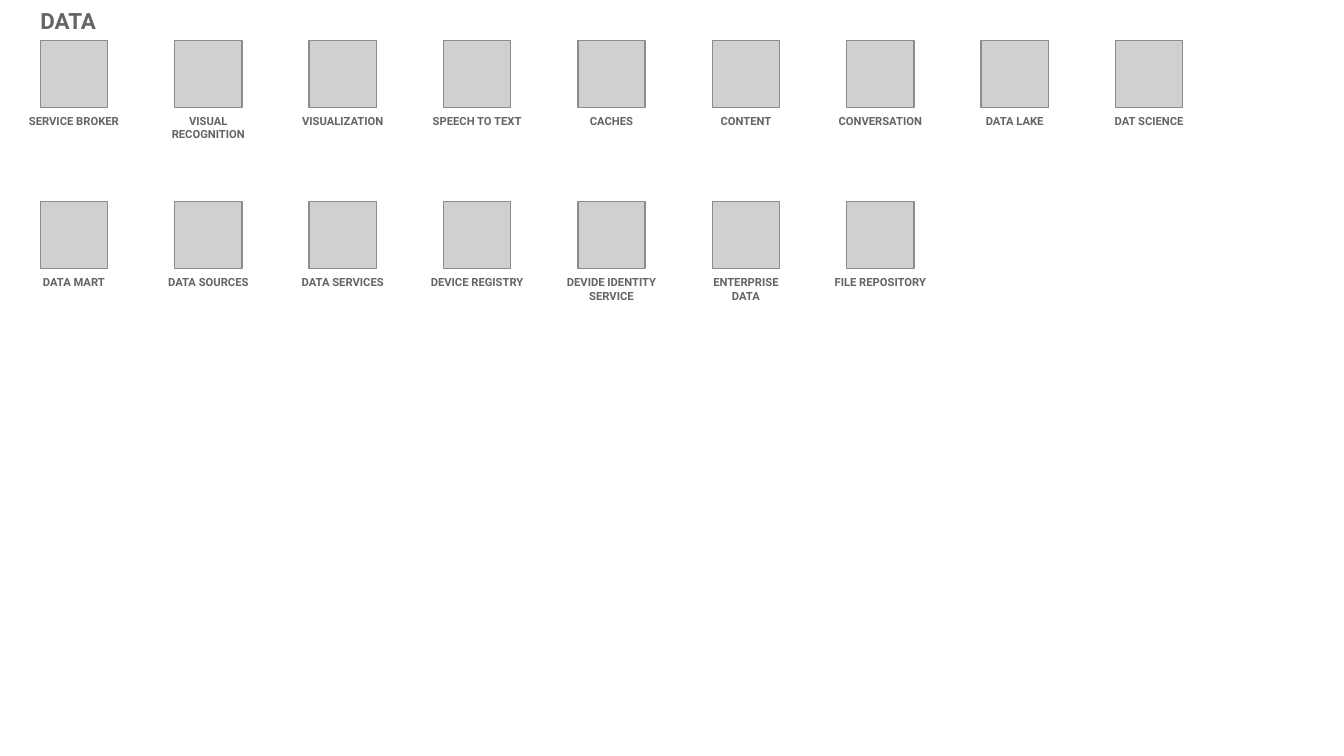
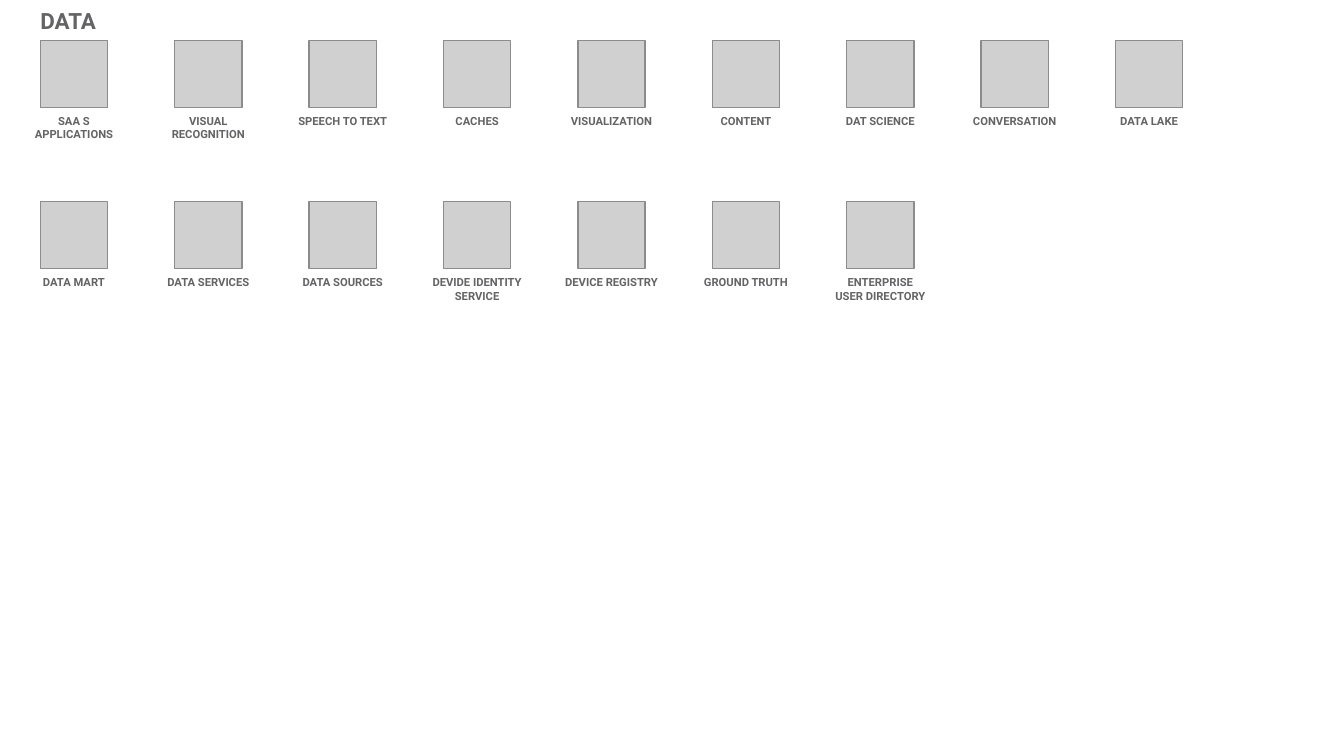
Before and after one commit to l2fprod/myarchitecture, a slide deck: slide 15 of mycatalog-architecture-diagram-template.pptx. Drawn at 1344x756 pixels with LibreOffice and Linux fonts; fonts in the diff are those of the drawing; grey boxes stand for pictures. Boxes give left, top, right and bottom in pixels: in the first picture for what was removed or moved away, otherwise in the second. Text is boxed around its words. In the diff, an @@ line names an element or a change of style, - is before the commit and + after.

```diff
--- a/mycatalog-architecture-diagram-template.pptx
+++ b/mycatalog-architecture-diagram-template.pptx
@@ text at (x1=35, y1=117, x2=113, y2=138): text changed @@
-SERVICE BROKER
+SAA S APPLICATIONS
@@ text "VISUALIZATION" moved from (x1=302, y1=117, x2=383, y2=125) to (x1=571, y1=117, x2=652, y2=125) @@
@@ text "DAT SCIENCE" moved from (x1=1115, y1=117, x2=1183, y2=125) to (x1=846, y1=117, x2=914, y2=125) @@
@@ text at (x1=167, y1=278, x2=249, y2=286): text changed @@
-DATA SOURCES
+DATA SERVICES
@@ text at (x1=303, y1=278, x2=383, y2=286): text changed @@
-DATA SERVICES
+DATA SOURCES
@@ 3 texts moved together from (x1=433, y1=117, x2=656, y2=300) to (x1=298, y1=117, x2=522, y2=300) @@
@@ 3 texts moved together from (x1=431, y1=117, x2=1043, y2=286) to (x1=565, y1=117, x2=1178, y2=286) @@
@@ text at (x1=704, y1=278, x2=788, y2=286): text changed @@
-ENTERPRISE DATA
+GROUND TRUTH
@@ text at (x1=835, y1=278, x2=926, y2=300): text changed @@
-FILE REPOSITORY
+ENTERPRISE USER DIRECTORY
```
Also in this commit, not shown: 17 other slides changed, 1 slide added.
